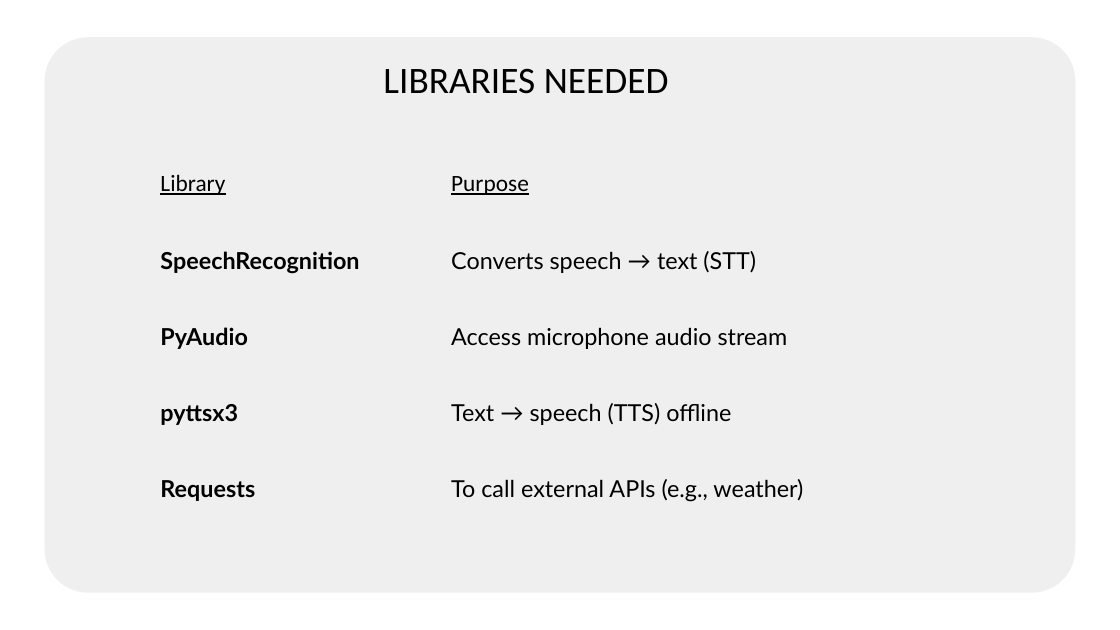
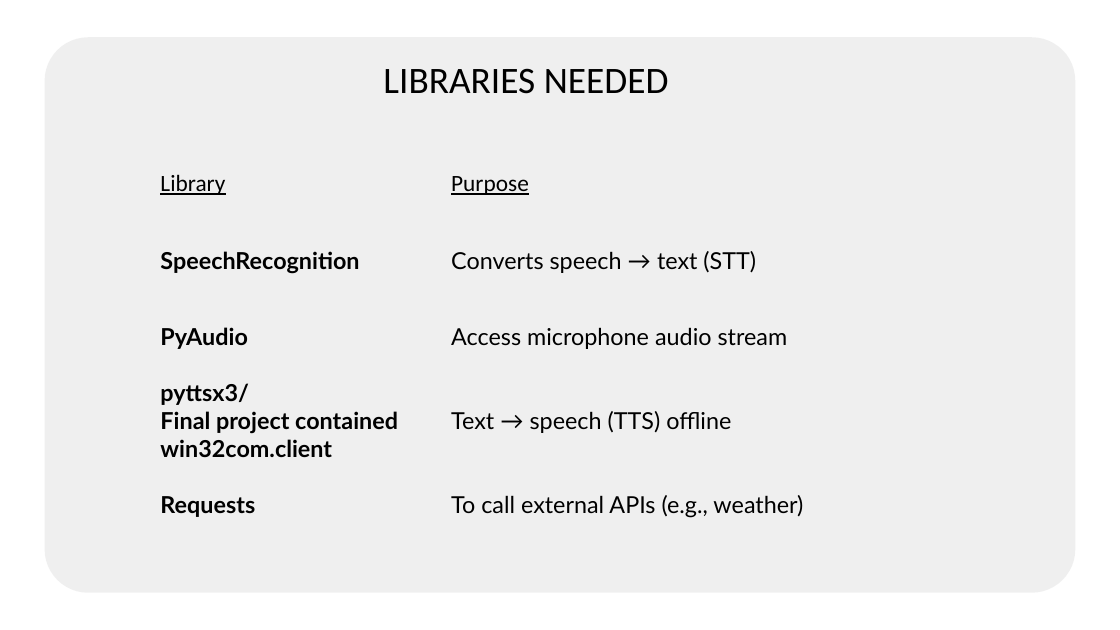
Before and after one commit to P-VARUN/Smart-VoiceAssistant, a slide deck: slide 4 of Idea/VoiceAssistant IDEA presentation.pptx. Drawn at 1120x630 pixels with LibreOffice and Linux fonts; fonts in the diff are those of the drawing; background and template pictures are left out. Boxes give left, top, right and bottom in pixels: in the first picture for what was removed or moved away, otherwise in the second. Text is boxed around its words. In the diff, an @@ line names an element or a change of style, - is before the commit and + after.

```diff
--- a/Idea/VoiceAssistant IDEA presentation.pptx
+++ b/Idea/VoiceAssistant IDEA presentation.pptx
@@ table at <box>152,145,991,543</box> @@
-row 4, column 1: pyttsx3
+row 4, column 1: pyttsx3/ / Final project contained win32com.client
```
Also in this commit, not shown: 2 other slides changed.
